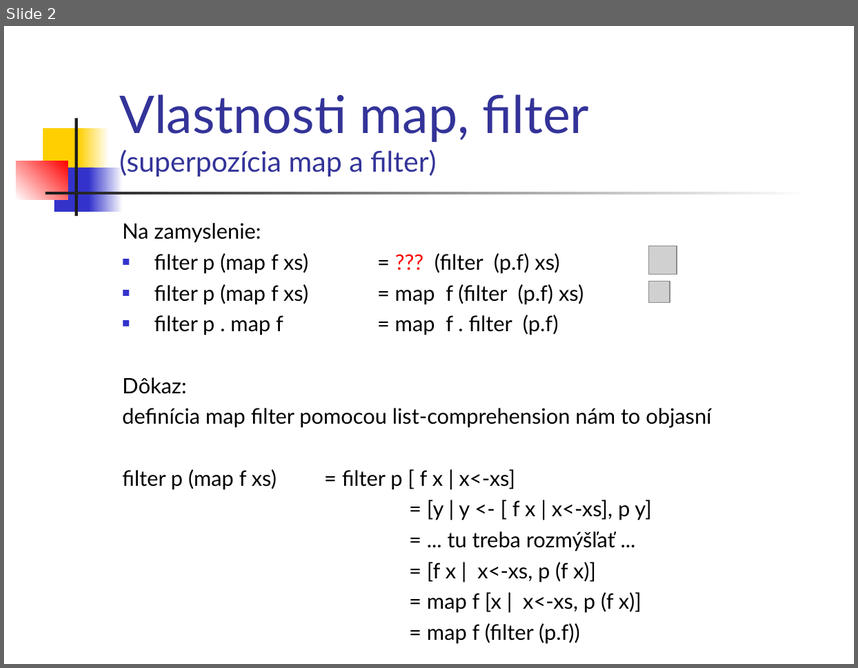
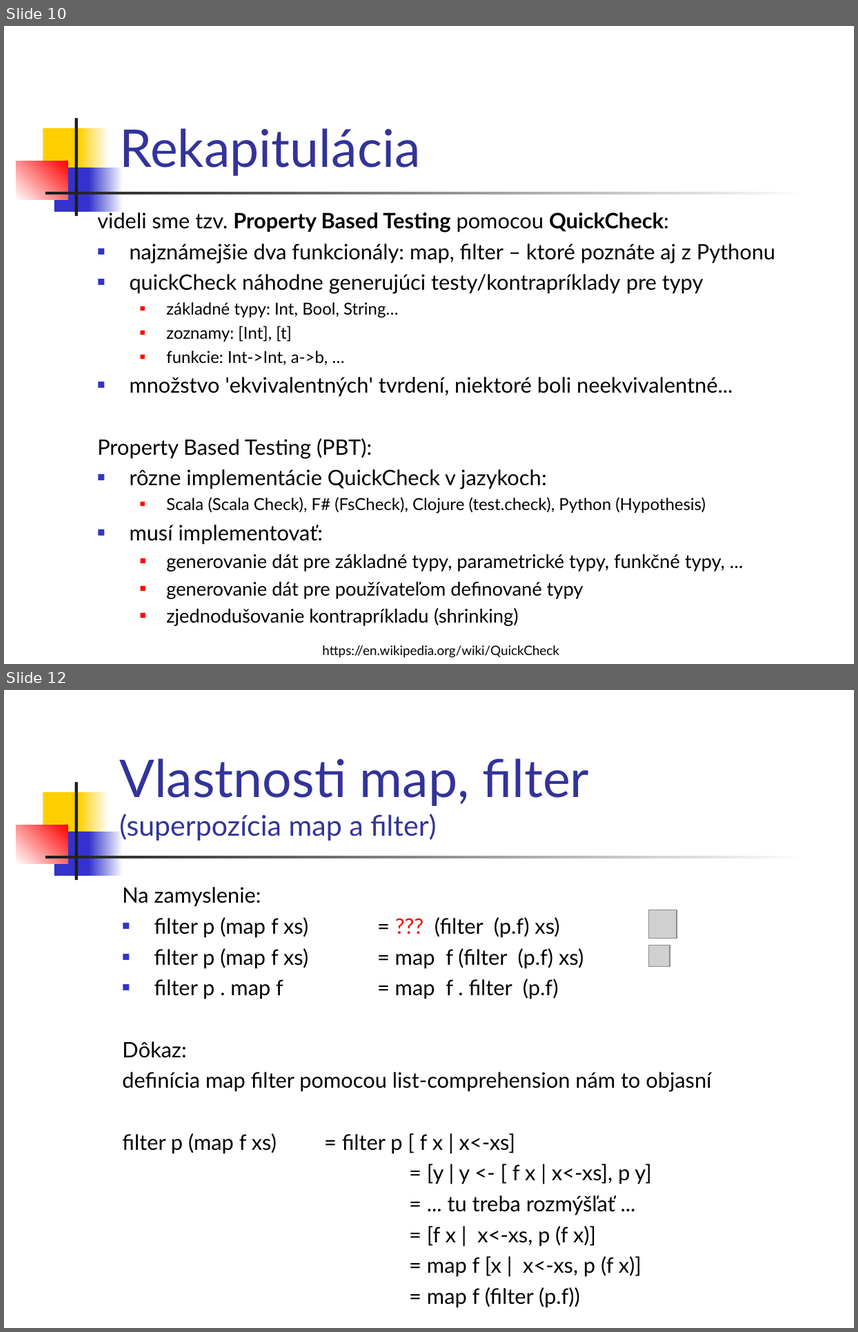
Before and after one commit to Funkcionalne/Prednasky, a slide deck: 03/03_fpro.ppt. Shown one above the other, each under a label of ours: slide 2 before the commit, slides 10 and 12 after it; the slides between them are not shown. The pictures are 858x668 and 858x1332 pixels, drawn with LibreOffice and Linux fonts; fonts in the diff are those of the drawing; grey boxes stand for pictures. Boxes give left, top, right and bottom in pixels: in the first picture for what was removed or moved away, otherwise in the second. Text is boxed around its words. In the diff, an @@ line names an element or a change of style, - is before the commit and + after.

```diff
--- a/03/03_fpro.ppt
+++ b/03/03_fpro.ppt
@@ slide 10 added at [4, 26, 854, 664], background #FFFFFF; not listed: 7 template elements that a slide beside it also shows @@
@@ title added at [119, 128, 420, 176], 44 pt, text #333399 @@
+Rekapitulácia
@@ text added at [97, 210, 775, 626], 18 pt, text #000000 @@
+videli sme tzv. Property Based Testing pomocou QuickCheck:
+■ najznámejšie dva funkcionály: map, filter – ktoré poznáte aj z Pythonu
+■ quickCheck náhodne generujúci testy/kontrapríklady pre typy
+  ■ základné typy: Int, Bool, String…
+  ■ zoznamy: [Int], [t]
+  ■ funkcie: Int->Int, a->b, …
+■ množstvo 'ekvivalentných' tvrdení, niektoré boli neekvivalentné...
+Property Based Testing (PBT):
+■ rôzne implementácie QuickCheck v jazykoch:
+  ■ Scala (Scala Check), F# (FsCheck), Clojure (test.check), Python (Hypothesis)
+■ musí implementovať:
+  ■ generovanie dát pre základné typy, parametrické typy, funkčné typy, ...
+  ■ generovanie dát pre používateľom definované typy
+  ■ zjednodušovanie kontrapríkladu (shrinking)
@@ text added at [322, 645, 559, 657], 11 pt, text #000000 @@
+  https://en.wikipedia.org/wiki/QuickCheck
@@ what was slide 2 is now slide 12 @@
```
Also in this commit, not shown: 1 slide changed, 9 other slides added, 2 other files.
